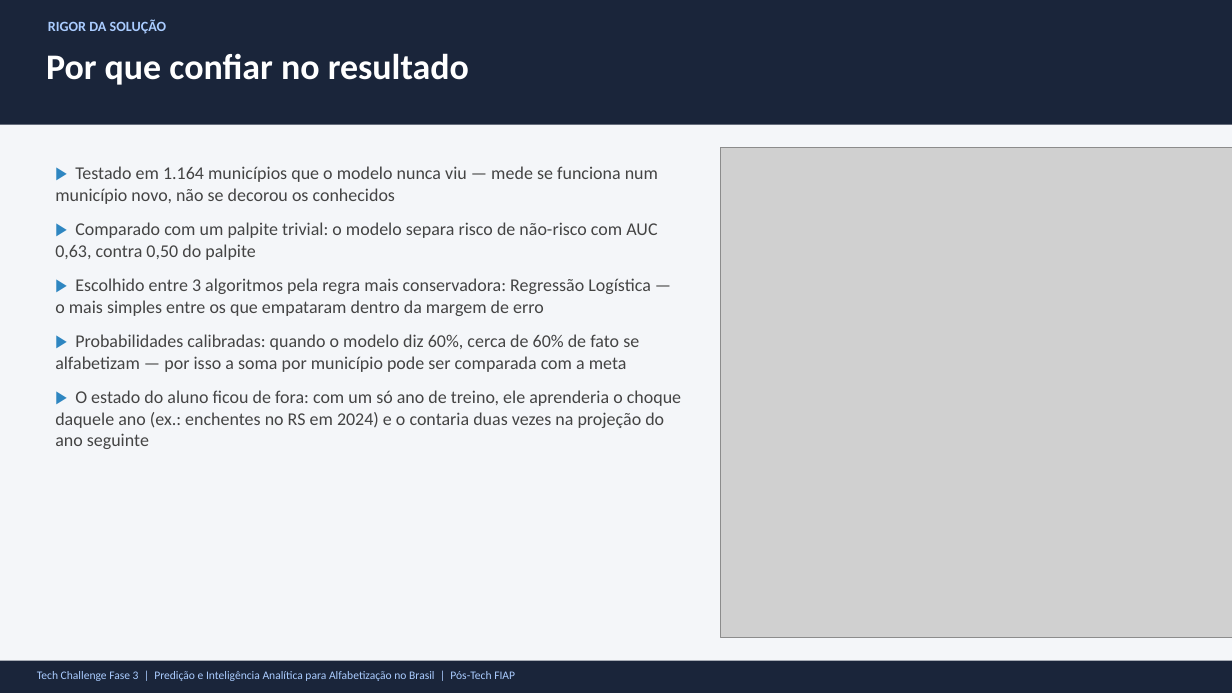
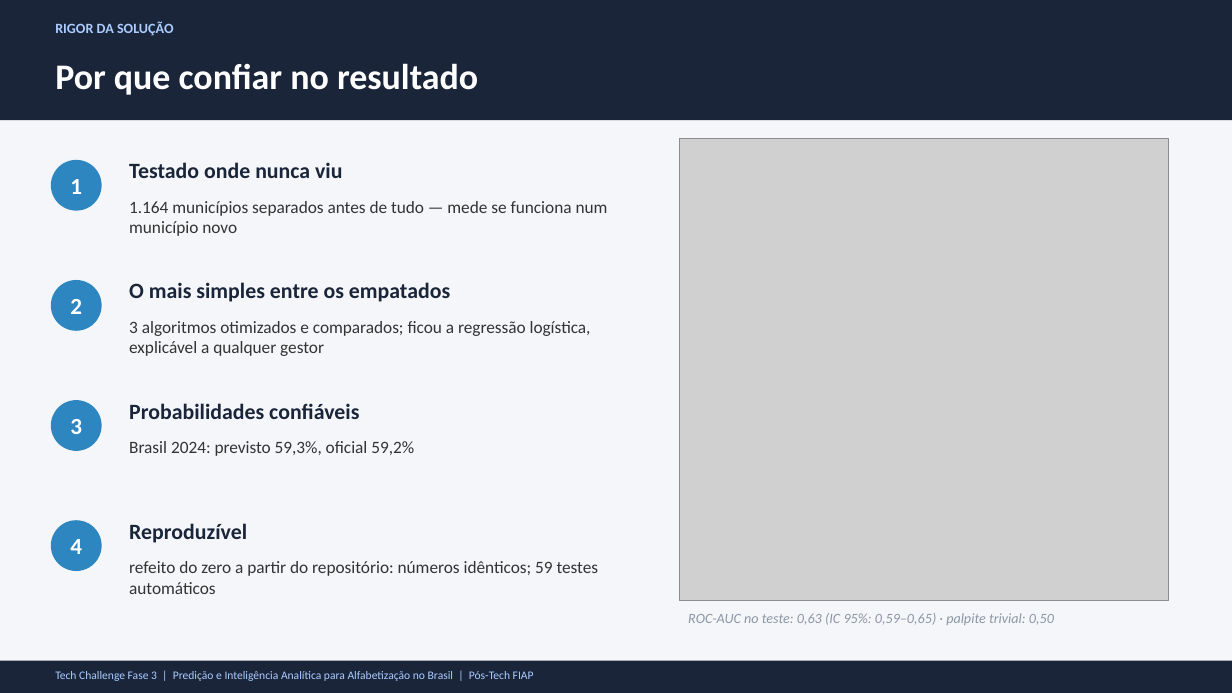
Before and after one commit to Fe-Biaggio/TechChallenge_3, a slide deck: slide 4 of reports/presentation/Alfabetizacao_Fase3_Apresentacao.pptx. Drawn at 1232x693 pixels with LibreOffice and Linux fonts; fonts in the diff are those of the drawing; grey boxes stand for pictures. Boxes give left, top, right and bottom in pixels: in the first picture for what was removed or moved away, otherwise in the second. Text is boxed around its words. In the diff, an @@ line names an element or a change of style, - is before the commit and + after.

```diff
--- a/reports/presentation/Alfabetizacao_Fase3_Apresentacao.pptx
+++ b/reports/presentation/Alfabetizacao_Fase3_Apresentacao.pptx
@@ rectangle resized from (x1=0, y1=0, x2=1232, y2=125) to (x1=0, y1=0, x2=1232, y2=120) @@
@@ text "RIGOR DA SOLUÇÃO" moved from (x1=48, y1=19, x2=167, y2=34) to (x1=55, y1=21, x2=174, y2=36) @@
@@ text "Por que confiar no resultado" moved from (x1=46, y1=53, x2=469, y2=85) to (x1=55, y1=63, x2=478, y2=95) @@
@@ text "Por que confiar no resultado" at (x1=55, y1=63, x2=478, y2=95): vertical alignment top to middle @@
@@ picture resized from (x1=721, y1=148, x2=1232, y2=638) to (x1=679, y1=139, x2=1169, y2=601) @@
@@ ellipse added at (x1=51, y1=160, x2=102, y2=211), fill #2E86C1, 18 pt, text #FFFFFF, bold @@
+1
@@ text removed at (x1=55, y1=166, x2=681, y2=449) @@
-▶ Testado em 1.164 municípios que o modelo nunca viu — mede se funciona num município novo, não se decorou os conhecidos
-▶ Comparado com um palpite trivial: o modelo separa risco de não-risco com AUC 0,63, contra 0,50 do palpite
-▶ Escolhido entre 3 algoritmos pela regra mais conservadora: Regressão Logística — o mais simples entre os que empataram dentro da margem de erro
-▶ Probabilidades calibradas: quando o modelo diz 60%, cerca de 60% de fato se alfabetizam — por isso a soma por município pode ser comparada com a meta
-▶ O estado do aluno ficou de fora: com um só ano de treino, ele aprenderia o choque daquele ano (ex.: enchentes no RS em 2024) e o contaria duas vezes na projeção do ano seguinte
@@ text added at (x1=129, y1=162, x2=342, y2=178), 17 pt, text #1A253A, bold @@
+Testado onde nunca viu
@@ text added at (x1=129, y1=201, x2=608, y2=236), 13.5 pt, text #333333 @@
+1.164 municípios separados antes de tudo — mede se funciona num município novo
@@ ellipse added at (x1=51, y1=280, x2=102, y2=331), fill #2E86C1, 18 pt, text #FFFFFF, bold @@
+2
@@ text added at (x1=129, y1=282, x2=450, y2=302), 17 pt, text #1A253A, bold @@
+O mais simples entre os empatados
@@ text added at (x1=129, y1=321, x2=591, y2=356), 13.5 pt, text #333333 @@
+3 algoritmos otimizados e comparados; ficou a regressão logística, explicável a qualquer gestor
@@ ellipse added at (x1=51, y1=400, x2=102, y2=451), fill #2E86C1, 18 pt, text #FFFFFF, bold @@
+3
@@ text added at (x1=129, y1=403, x2=359, y2=419), 17 pt, text #1A253A, bold @@
+Probabilidades confiáveis
@@ text added at (x1=129, y1=441, x2=414, y2=456), 13.5 pt, text #333333 @@
+Brasil 2024: previsto 59,3%, oficial 59,2%
@@ ellipse added at (x1=51, y1=520, x2=102, y2=571), fill #2E86C1, 18 pt, text #FFFFFF, bold @@
+4
@@ text added at (x1=129, y1=523, x2=247, y2=543), 17 pt, text #1A253A, bold @@
+Reproduzível
@@ text added at (x1=129, y1=561, x2=599, y2=594), 13.5 pt, text #333333 @@
+refeito do zero a partir do repositório: números idênticos; 59 testes automáticos
@@ text added at (x1=688, y1=613, x2=1054, y2=625), 11 pt, text #8C96A5, italic @@
+ROC-AUC no teste: 0,63 (IC 95%: 0,59–0,65) · palpite trivial: 0,50
@@ text "Tech Challenge Fase 3 | ..." moved from (x1=37, y1=671, x2=515, y2=681) to (x1=55, y1=671, x2=534, y2=681) @@
```
Also in this commit, not shown: 7 other slides changed, 2 slides added, 2 slides removed, 3 other files.
